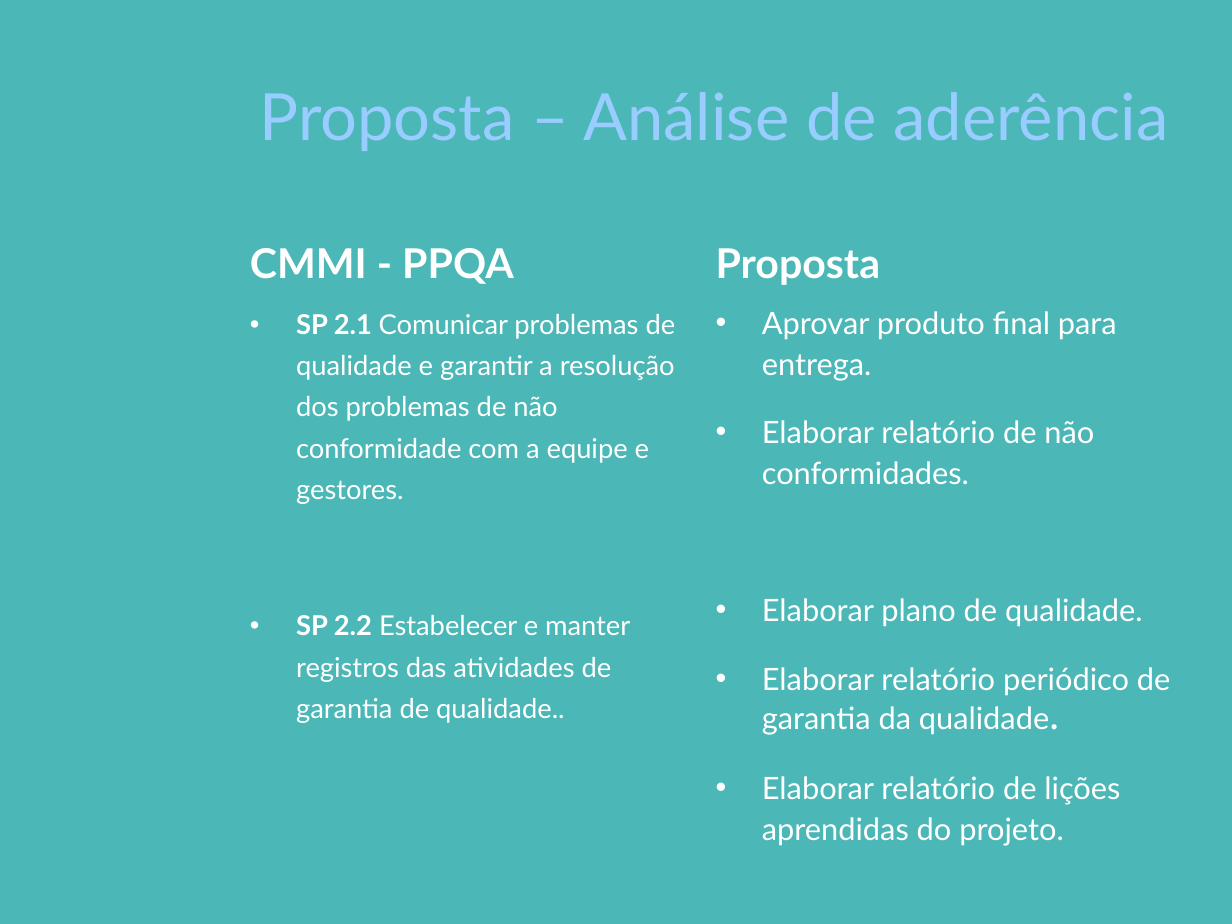
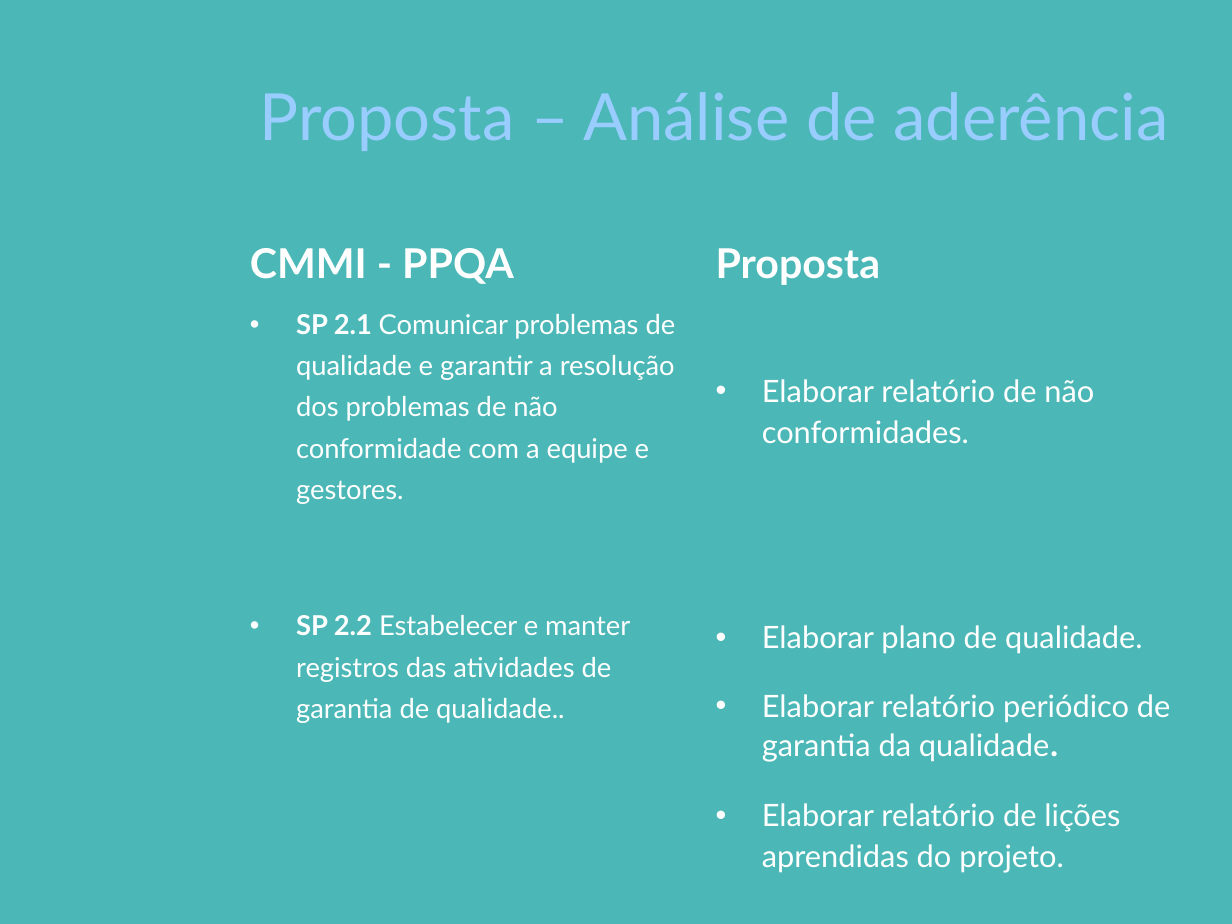
Before and after one commit to pddnew/monografia, a slide deck: slide 26 of presentation/presentation_1.0.0.pptx (slide 22 before the commit). Drawn at 1232x924 pixels with LibreOffice and Linux fonts; fonts in the diff are those of the drawing; background and template pictures are left out. Boxes give left, top, right and bottom in pixels: in the first picture for what was removed or moved away, otherwise in the second. Text is boxed around its words. In the diff, an @@ line names an element or a change of style, - is before the commit and + after.

```diff
--- a/presentation/presentation_1.0.0.pptx
+++ b/presentation/presentation_1.0.0.pptx
@@ text at <box>762,311,1117,381</box>: paragraph removed @@
-• Aprovar produto final para entrega.
```
Also in this commit, not shown: 2 other slides changed, 4 slides added, 7 other files.
